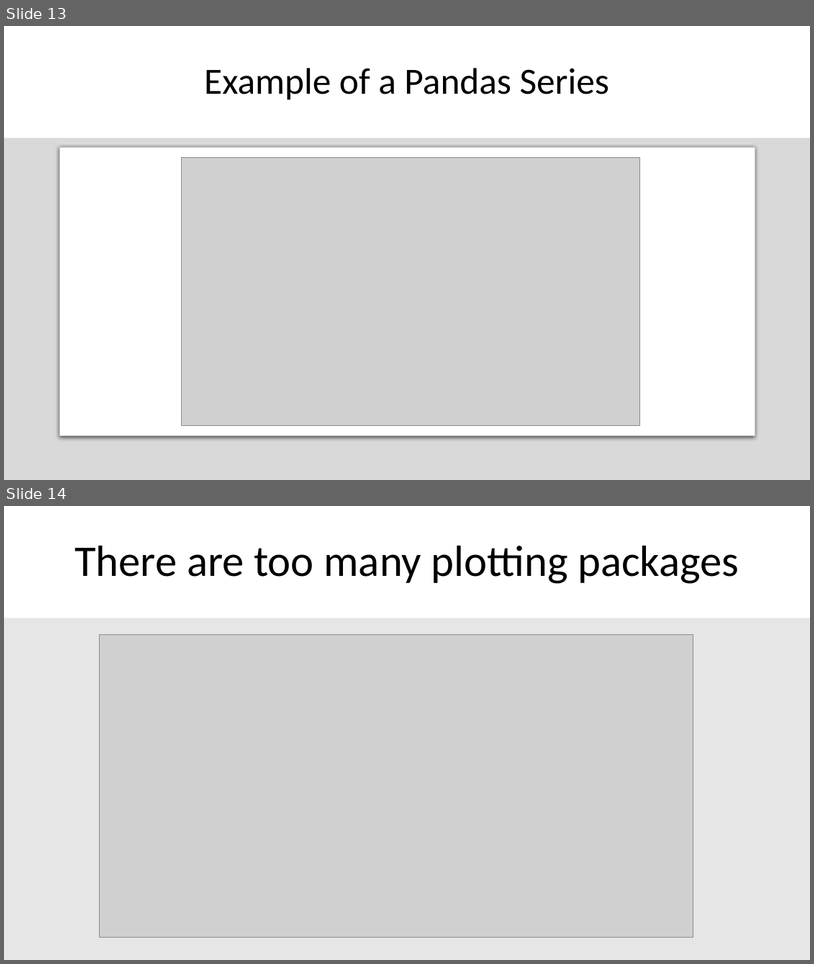
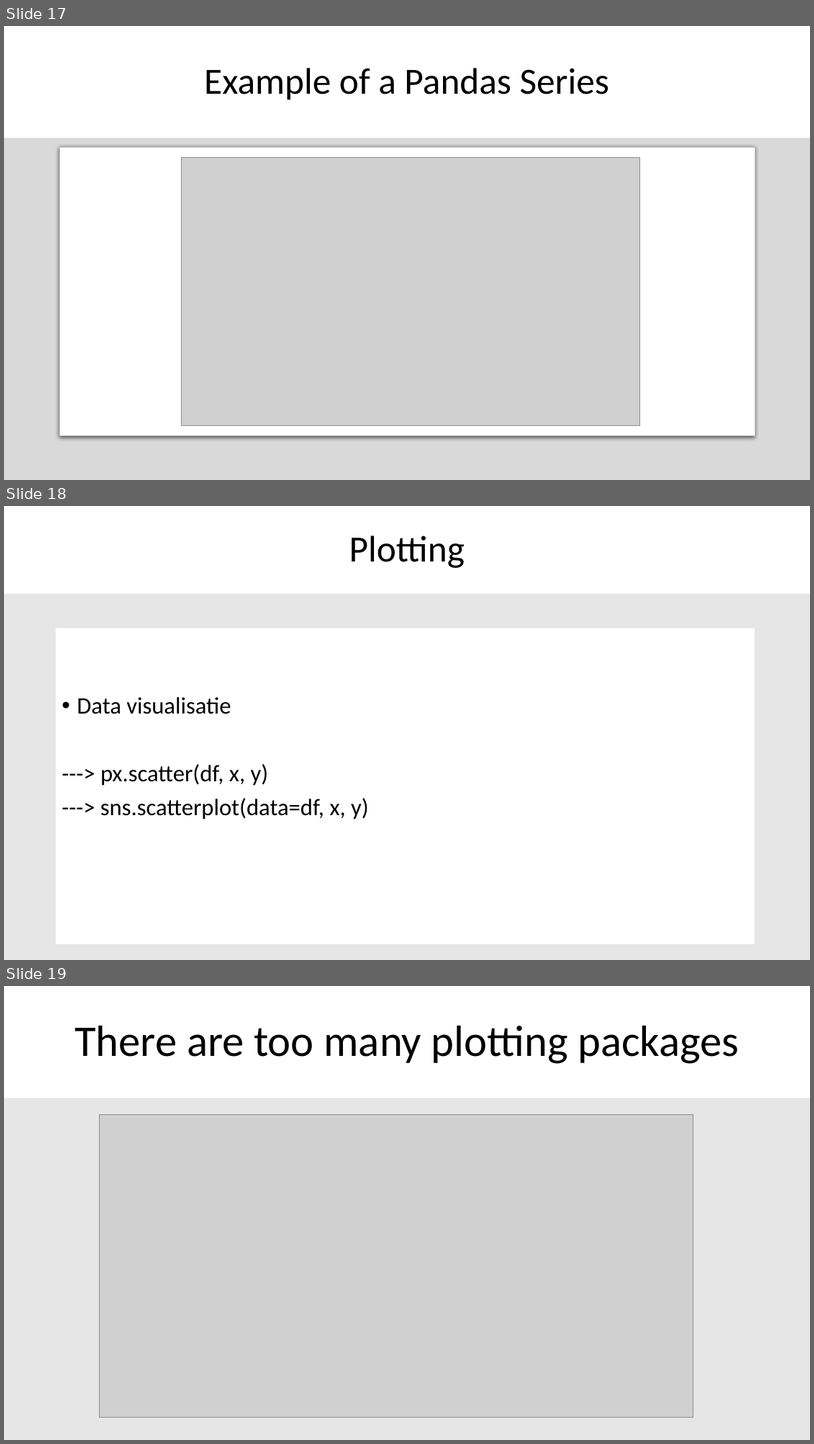
Before and after one commit to SandervandenOord/pandas_training, a slide deck: Pandas_Training_Slides.pptx. Shown one above the other, each under a label of ours: slides 13 and 14 before the commit, slides 17, 18 and 19 after it. The pictures are 814x964 and 814x1444 pixels, drawn with LibreOffice and Linux fonts; fonts in the diff are those of the drawing; grey boxes stand for pictures. Boxes give left, top, right and bottom in pixels: in the first picture for what was removed or moved away, otherwise in the second. Text is boxed around its words. In the diff, an @@ line names an element or a change of style, - is before the commit and + after.

```diff
--- a/Pandas_Training_Slides.pptx
+++ b/Pandas_Training_Slides.pptx
@@ slide 18 added at [4,506,810,960], background #E7E6E6 @@
@@ title added at [4,506,810,594], fill #FFFFFF, 44 pt, text #000000 @@
+Plotting
@@ text added at [56,628,756,944], fill #FFFFFF, 28 pt, text #000000 @@
+• Data visualisatie
+---> px.scatter(df, x, y)
+---> sns.scatterplot(data=df, x, y)
@@ what was slide 13 is now slide 17 @@
@@ what was slide 14 is now slide 19 @@
```
Also in this commit, not shown: 3 slides changed, 6 other slides added.
